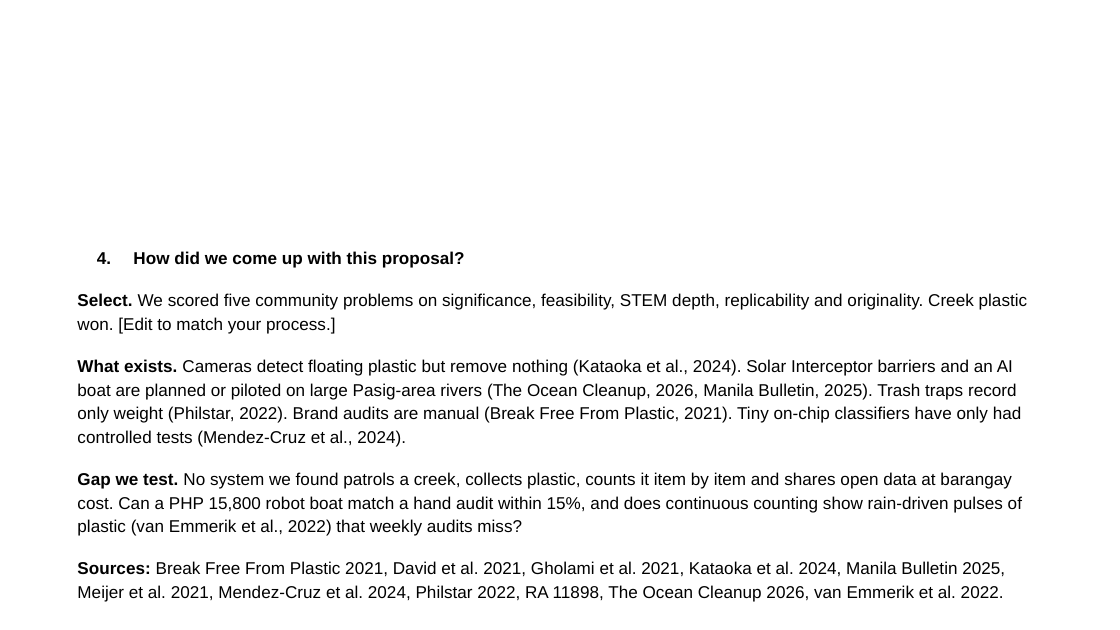
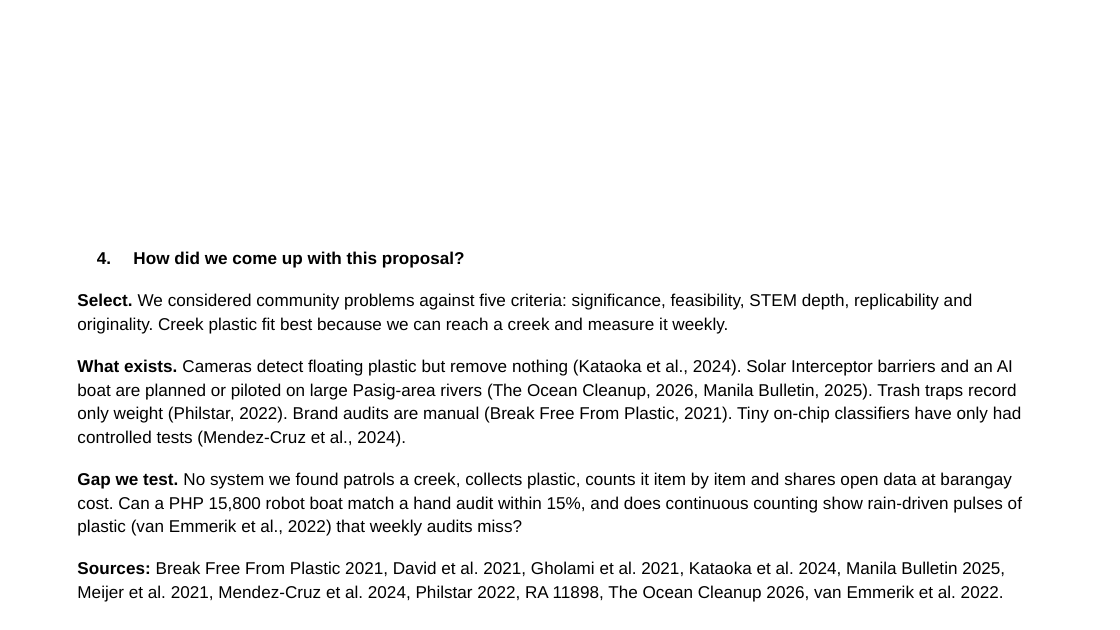
Before and after one commit to tmommu/research, a slide deck: slide 3 of sft_entry/SAGIP_SFT2026_Entry_PPT.pptx. Drawn at 1120x630 pixels with LibreOffice and Linux fonts; fonts in the diff are those of the drawing; background and template pictures are left out. Boxes give left, top, right and bottom in pixels: in the first picture for what was removed or moved away, otherwise in the second. Text is boxed around its words. In the diff, an @@ line names an element or a change of style, - is before the commit and + after.

```diff
--- a/sft_entry/SAGIP_SFT2026_Entry_PPT.pptx
+++ b/sft_entry/SAGIP_SFT2026_Entry_PPT.pptx
@@ text at bbox=[77, 293, 973, 334]: text changed @@
-Select. We scored five community problems on significance, feasibility, STEM depth, replicability and originality. Creek plastic won. [Edit to match your process.]
+Select. We considered community problems against five criteria: significance, feasibility, STEM depth, replicability and originality. Creek plastic fit best because we can reach a creek and measure it weekly.
```
Also in this commit, not shown: 1 other slide changed, 5 other files.
